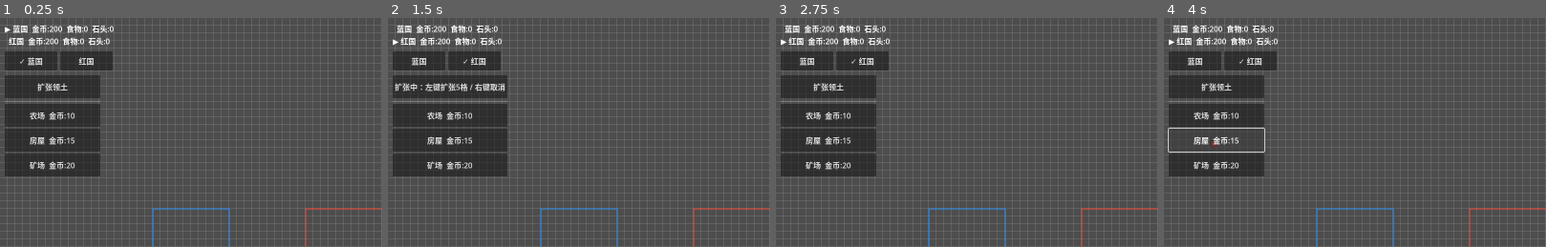
Above: before the commit, frames 1-4 (left to right).
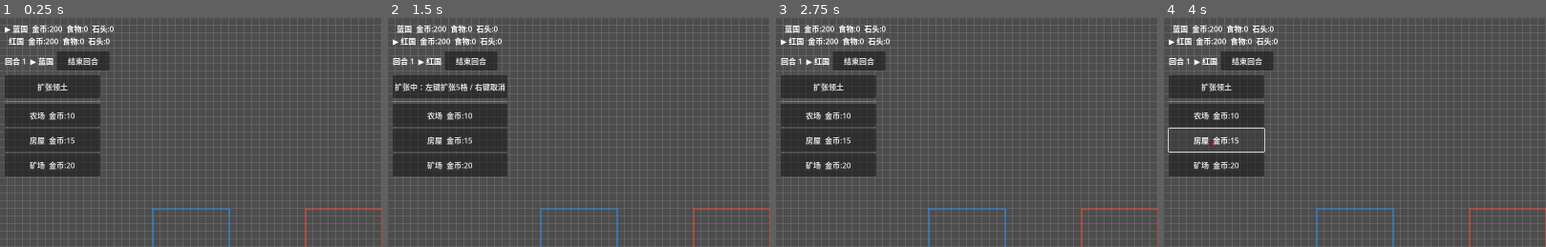
Above: after the commit, the same moments.

Repository: sdssJ0/RTS
Game: Godot game, scene res://scenes/main.tscn
Same seed, same stepped clock (60 frames per second), same inputs: the game is played once before the commit and once after it.
Inputs (mouse positions are % of the whole screen's width and height, from its top left):
- Up to frame 1 (0.25 s): no input
- Up to frame 2 (1.5 s): click (11, 9) at 0.5 s, where only the run after the commit has a clickable "结束回合"; click "扩张领土" at 1.25 s
- Up to frame 3 (2.75 s): click "扩张中：左键扩张5格 / 右键取消" at 2 s
- Up to frame 4 (4 s): click "农场 金币:10" at 2.75 s; click "房屋 金币:15" at 3.5 s
The pictures show only the part of the screen within x 0-50%, y 0-50%; the shares and areas given below are measured in that part.

The runs differ from the first frame. In frame 1, 1.4% of the frame differs, in the area x 1-30%, y 14-23%; in frame 2, 1.4%; in frame 3, 1.4%; in frame 4, 1.4%.

Commit message:
重构 Step 3：引入 TurnSystem，从自由切换阵营改为严格回合制
- 新增 Autoload TurnSystem，管理 current_turn / turn_order / current_index
- end_turn() 切换到下一阵营，走完一轮后回合数+1，触发 turn_started/ended 信号
- BasicBuilding 删除实时 _process 生产 tick，新增 produce_one_cycle()
- BuildingManager 监听 turn_started，在该阵营回合开始时遍历己方建筑结算产出
- HUD 删除多阵营切换按钮，改为"回合 N - 当前阵营"标签 + 结束回合按钮

刚造的建筑要等下一个己方回合才产出（Civ 经典节奏）。

Co-Authored-By: Claude Opus 4.7 (1M context) <noreply@anthropic.com>

Diff:
--- a/project.godot
+++ b/project.godot
@@ -21,6 +21,7 @@
 FactionSystem="*res://scripts/faction_system.gd"
 EconomySystem="*res://scripts/money_system.gd"
 BuildingCatalog="*res://scripts/building_catalog.gd"
+TurnSystem="*res://scripts/turn_system.gd"
 
 [display]
 
--- a/scripts/basic_building.gd
+++ b/scripts/basic_building.gd
@@ -10,8 +10,6 @@
 var owner_faction_id: StringName = &""
 var owner_texture: Texture2D = null
 
-var production_timer: float = 0.0
-
 @onready var sprite: Sprite2D = get_node_or_null(sprite_path) as Sprite2D
 
 
@@ -21,7 +19,7 @@
 	apply_owner_visual()
 
 
-func _process(delta: float) -> void:
+func produce_one_cycle() -> void:
 	if is_preview:
 		return
 
@@ -31,16 +29,11 @@
 	if not _has_valid_production():
 		return
 
-	production_timer += delta
-
-	if production_timer >= config.production_interval:
-		production_timer -= config.production_interval
-
-		EconomySystem.add_resource(
-			owner_faction_id,
-			config.production_resource_id,
-			config.production_amount
-		)
+	EconomySystem.add_resource(
+		owner_faction_id,
+		config.production_resource_id,
+		config.production_amount
+	)
 
 
 func setup(building_config: BuildingConfig, cell: Vector2i) -> void:
@@ -141,7 +134,4 @@
 	if config.production_amount == 0:
 		return false
 
-	if config.production_interval <= 0.0:
-		return false
-
 	return true
--- a/scripts/building_manager.gd
+++ b/scripts/building_manager.gd
@@ -16,8 +16,29 @@
 
 	if building_root == null:
 		push_error("BuildingManager: BuildingRoot not found. Path = " + str(building_root_path))
+
+	TurnSystem.turn_started.connect(_on_turn_started)
 #调试代码
 	print("BuildingManager ready.")
+
+
+func _on_turn_started(faction_id: StringName) -> void:
+	if building_root == null:
+		return
+
+	var produced_count: int = 0
+
+	for child in building_root.get_children():
+		var building: BasicBuilding = child as BasicBuilding
+		if building == null:
+			continue
+		if building.owner_faction_id != faction_id:
+			continue
+
+		building.produce_one_cycle()
+		produced_count += 1
+
+	print("BuildingManager: turn produce. faction=", faction_id, " buildings=", produced_count)
 
 
 func try_place_building(config: BuildingConfig, cell: Vector2i) -> bool:
--- a/scripts/hud.gd
+++ b/scripts/hud.gd
@@ -56,9 +56,10 @@
 	EconomySystem.resources_changed.connect(_on_resources_changed)
 	territory_system.expansion_mode_changed.connect(_on_expansion_mode_changed)
 	FactionSystem.active_faction_changed.connect(_on_active_faction_changed)
+	TurnSystem.turn_changed.connect(_on_turn_changed)
 
 	_update_resource_panel()
-	_rebuild_faction_buttons()
+	_rebuild_turn_panel()
 	_rebuild_panel_buttons()
 
 
@@ -208,7 +209,7 @@
 		label.text = "%s%s  %s" % [marker, name_str, EconomySystem.get_debug_text(faction_id)]
 
 
-func _rebuild_faction_buttons() -> void:
+func _rebuild_turn_panel() -> void:
 	if faction_panel == null:
 		return
 
@@ -216,28 +217,24 @@
 		faction_panel.remove_child(child)
 		child.queue_free()
 
-	for faction in FactionSystem.get_all_factions():
-		if faction == null:
-			continue
-
-		var captured_faction_id: StringName = faction.id
-
-		var button: Button = Button.new()
-		button.custom_minimum_size = faction_button_size
-		button.mouse_filter = Control.MOUSE_FILTER_STOP
-
-		if FactionSystem.active_faction_id == captured_faction_id:
-			button.text = "✓ " + faction.display_name
-		else:
-			button.text = faction.display_name
-
-		button.modulate = faction.ui_color
-
-		faction_panel.add_child(button)
-
-		button.pressed.connect(func() -> void:
-			_on_faction_button_pressed(captured_faction_id)
-		)
+	var faction_id: StringName = FactionSystem.active_faction_id
+	var faction: FactionConfig = FactionSystem.get_faction(faction_id)
+	var faction_name: String = faction.display_name if faction != null else String(faction_id)
+
+	var turn_label: Label = Label.new()
+	turn_label.text = "回合 %d  ▶ %s" % [TurnSystem.current_turn, faction_name]
+	if faction != null:
+		turn_label.add_theme_color_override("font_color", faction.ui_color)
+	turn_label.mouse_filter = Control.MOUSE_FILTER_STOP
+	faction_panel.add_child(turn_label)
+
+	var end_turn_button: Button = Button.new()
+	end_turn_button.text = "结束回合"
+	end_turn_button.custom_minimum_size = faction_button_size
+	end_turn_button.mouse_filter = Control.MOUSE_FILTER_STOP
+	faction_panel.add_child(end_turn_button)
+
+	end_turn_button.pressed.connect(_on_end_turn_pressed)
 
 
 func _rebuild_panel_buttons() -> void:
@@ -338,8 +335,8 @@
 			return String(resource_id)
 
 
-func _on_faction_button_pressed(faction_id: StringName) -> void:
-	print("HUD: faction button pressed:", faction_id)
+func _on_end_turn_pressed() -> void:
+	print("HUD: end turn pressed.")
 
 	if placement_system != null:
 		placement_system.cancel_placing()
@@ -347,10 +344,7 @@
 	if territory_system != null:
 		territory_system.stop_expansion_mode()
 
-	if FactionSystem != null:
-		print("HUD: active faction before =", FactionSystem.active_faction_id)
-		FactionSystem.set_active_faction(faction_id)
-		print("HUD: active faction after =", FactionSystem.active_faction_id)
+	TurnSystem.end_turn()
 
 
 func _on_expand_button_pressed() -> void:
@@ -390,5 +384,9 @@
 
 func _on_active_faction_changed(_faction_id: StringName) -> void:
 	_update_resource_panel()
-	_rebuild_faction_buttons()
+	_rebuild_turn_panel()
 	_rebuild_panel_buttons()
+
+
+func _on_turn_changed() -> void:
+	_rebuild_turn_panel()
--- /dev/null
+++ b/scripts/turn_system.gd
@@ -0,0 +1,60 @@
+extends Node
+
+signal turn_started(faction_id: StringName)
+signal turn_ended(faction_id: StringName)
+signal turn_changed
+
+var current_turn: int = 1
+var turn_order: Array[StringName] = []
+var current_index: int = 0
+
+
+func _ready() -> void:
+	_build_turn_order()
+	_sync_active_faction_to_current_index()
+
+	print("TurnSystem ready. turn=", current_turn, " active=", get_current_faction())
+
+
+func _build_turn_order() -> void:
+	turn_order.clear()
+	for faction in FactionSystem.get_all_factions():
+		if faction == null:
+			continue
+		turn_order.append(faction.id)
+
+
+func _sync_active_faction_to_current_index() -> void:
+	if turn_order.is_empty():
+		return
+
+	var current: StringName = turn_order[current_index]
+	if FactionSystem.active_faction_id != current:
+		FactionSystem.set_active_faction(current)
+
+
+func get_current_faction() -> StringName:
+	if turn_order.is_empty():
+		return &""
+	return turn_order[current_index]
+
+
+func end_turn() -> void:
+	if turn_order.is_empty():
+		push_warning("TurnSystem: end_turn called but turn_order is empty.")
+		return
+
+	var ending_faction: StringName = turn_order[current_index]
+	emit_signal("turn_ended", ending_faction)
+
+	current_index = (current_index + 1) % turn_order.size()
+	if current_index == 0:
+		current_turn += 1
+
+	var starting_faction: StringName = turn_order[current_index]
+	FactionSystem.set_active_faction(starting_faction)
+
+	print("TurnSystem: turn=", current_turn, " ", ending_faction, " -> ", starting_faction)
+
+	emit_signal("turn_started", starting_faction)
+	emit_signal("turn_changed")
Not shown, added: scripts/turn_system.gd.uid
